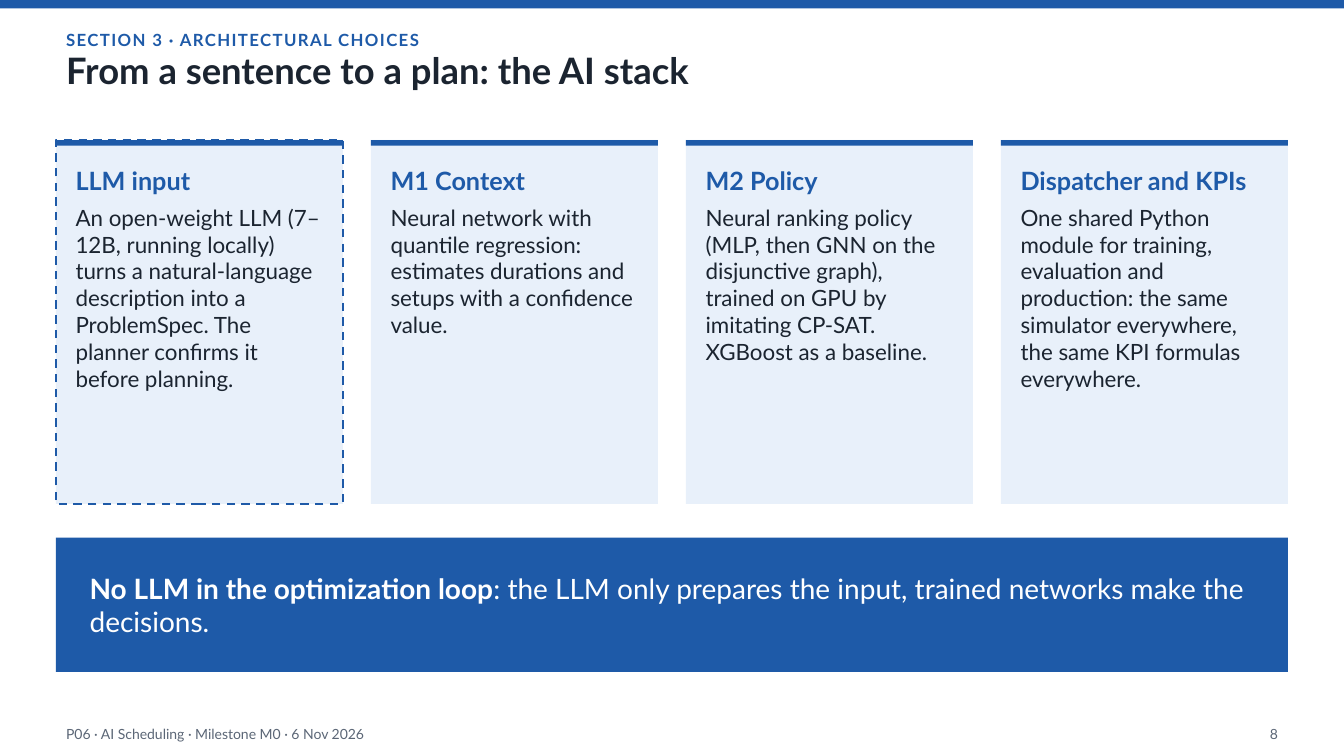
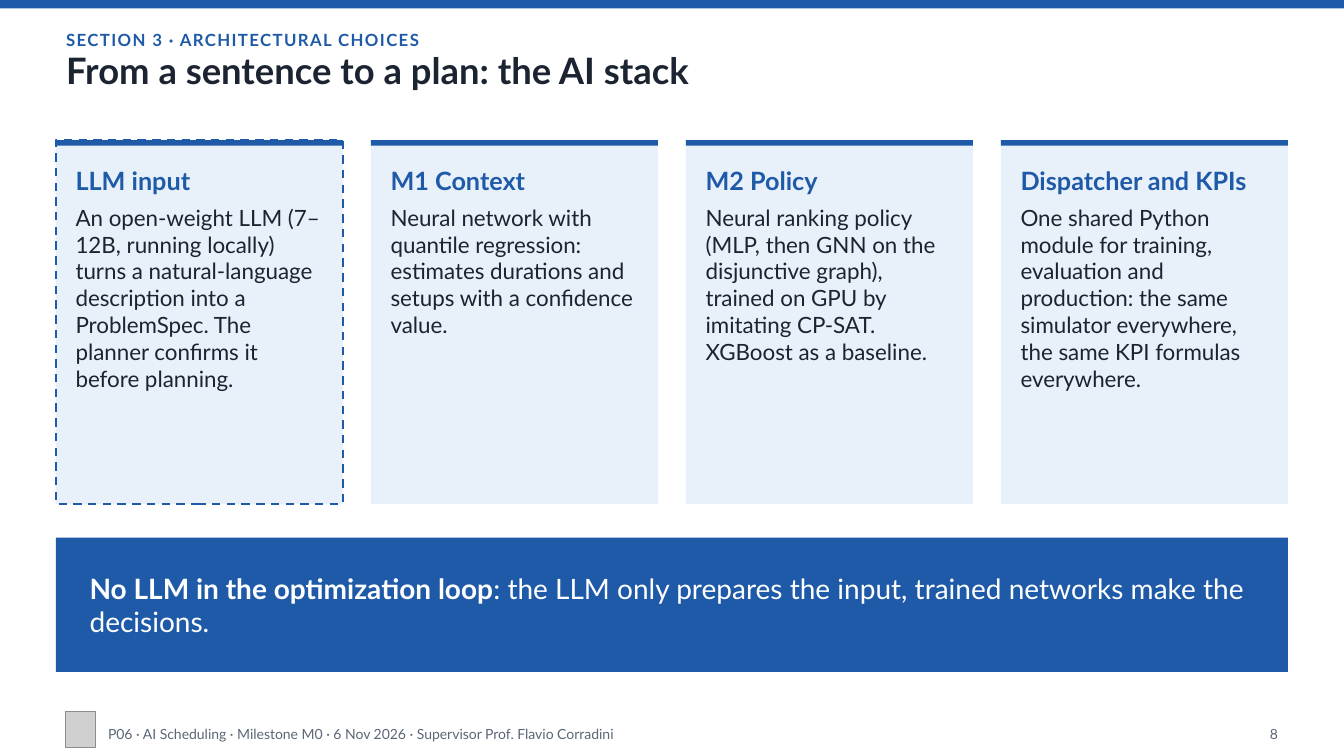
Before and after one commit to Pieruc/Scheduling, a slide deck: slide 8 of Presentazione/P06-6Nov-v1.pptx. Drawn at 1344x756 pixels with LibreOffice and Linux fonts; fonts in the diff are those of the drawing; grey boxes stand for pictures. Boxes give left, top, right and bottom in pixels: in the first picture for what was removed or moved away, otherwise in the second. Text is boxed around its words. In the diff, an @@ line names an element or a change of style, - is before the commit and + after.

```diff
--- a/Presentazione/P06-6Nov-v1.pptx
+++ b/Presentazione/P06-6Nov-v1.pptx
@@ picture added at [66,712,95,748] @@
@@ text at [108,728,613,742]: text changed @@
-P06 · AI Scheduling · Milestone M0 · 6 Nov 2026
+P06 · AI Scheduling · Milestone M0 · 6 Nov 2026 · Supervisor Prof. Flavio Corradini
```
Also in this commit, not shown: 13 other slides changed, 2 other files.
